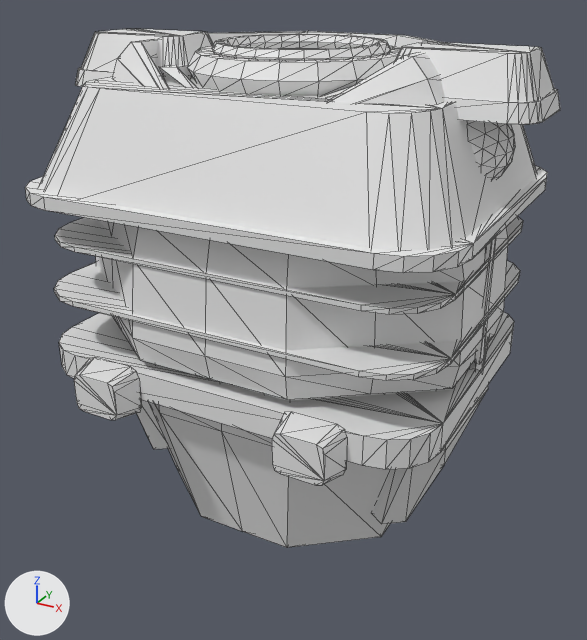
The OBJ model Models/person_fat_vge_prestige_vacsuit.obj as it was, and as the next commit left it.
The view is the same before and after, from a 50 mm lens placed at (0.605, -1.096, 0.908), pointed at (0.019, -0.03, 0.374). The axes (+X, +Y, +Z) are drawn at lower left. The lights are the same throughout. The picture after the commit comes second. Mesh edges are drawn as thin lines. Materials are left out; every surface is plain grey. Where no turn or scale is listed for an object, it has been applied to the vertices. Vertices at exactly the same position are counted once.

Names of what the first picture shows: 'person_fat_vge_prestige_vacsuit'.
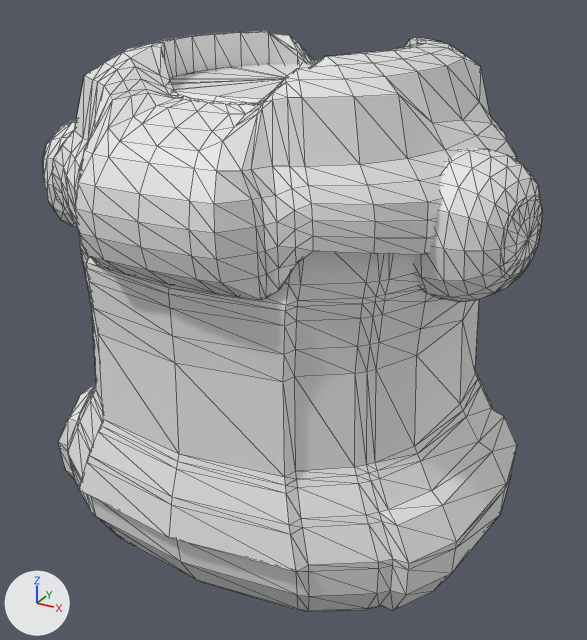
The edits, one by one:
me_person_fat_vge_prestige_vacsuit is used by ob_person_fat_vge_prestige_vacsuit; location (0.0, 0.0, 0.0).
me_person_fat_vge_prestige_vacsuit had 1800 vertices, 3508 faces and spanned x -0.38..0.38, y -0.298..0.298, z 0.0..0.805.
me_person_fat_vge_prestige_vacsuit now has 1608 vertices, 3204 faces and spans x -0.396..0.396, y -0.374..0.323, z 0.0..0.803.
me_person_fat_vge_prestige_vacsuit part 1: the loose piece of 196 vertices spanning x -0.315..0.315, y -0.22..0.22, z 0.0..0.7 is rebuilt with 530 vertices and now spans x -0.383..0.383, y -0.361..0.306, z 0.0..0.75.
me_person_fat_vge_prestige_vacsuit part 2: the loose piece of 168 vertices spanning x -0.324..0.324, y -0.252..0.253, z 0.36..0.7 is rebuilt with 690 vertices and now spans x -0.327..0.327, y -0.374..0.323, z 0.403..0.803.
me_person_fat_vge_prestige_vacsuit part 3: a new loose piece of 194 vertices spanning x 0.195..0.396, y -0.186..0.039, z 0.493..0.687.
me_person_fat_vge_prestige_vacsuit part 4: a new loose piece of 194 vertices spanning x -0.396..-0.195, y -0.186..0.039, z 0.493..0.687.
me_person_fat_vge_prestige_vacsuit part 5: 24 loose pieces with 1216 vertices, spanning x -0.38..0.38, y -0.298..0.298, z 0.09..0.805, are deleted.
Part 6, on me_person_fat_vge_prestige_vacsuit:
220 vertices are removed from x -0.347..0.347, y -0.27..0.285, z 0.515..0.8.
428 faces are deleted.

Boxes [x1, y1, x2, y2] around the edits, measured in the pictures (587 x 640 px):
'person_fat_vge_prestige_vacsuit', reshaped (7% narrower, 12% taller)
    before: [25, 29, 560, 547]
    after: [43, 31, 542, 612]
part 1 of me_person_fat_vge_prestige_vacsuit, rebuilt
    before: [137, 384, 489, 547]
    after: [59, 63, 517, 612]
part 2 of me_person_fat_vge_prestige_vacsuit, rebuilt
    before: [96, 220, 508, 400]
    after: [52, 31, 517, 300]
part 3 of me_person_fat_vge_prestige_vacsuit, added
    after: [414, 148, 542, 302]
part 4 of me_person_fat_vge_prestige_vacsuit, added
    after: [43, 118, 77, 228]
part 5 of me_person_fat_vge_prestige_vacsuit, deleted
    before: [54, 29, 560, 485]
part 6 of me_person_fat_vge_prestige_vacsuit, deleted
    before: [25, 31, 547, 314]
